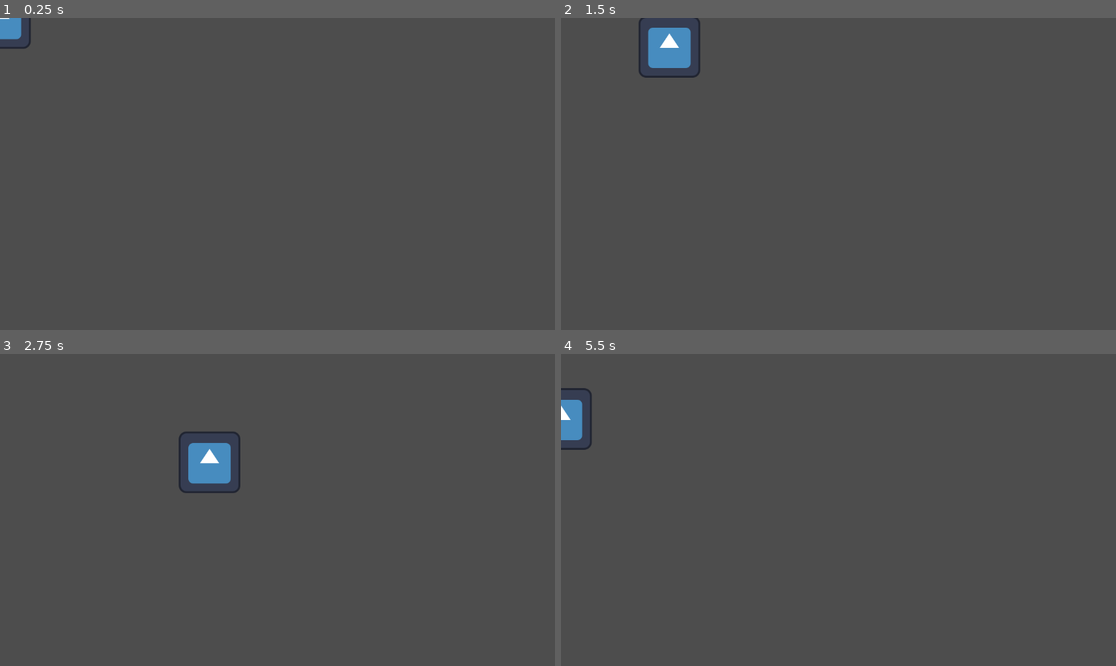
Above: before the commit, frames 1-4 (two rows, left to right).
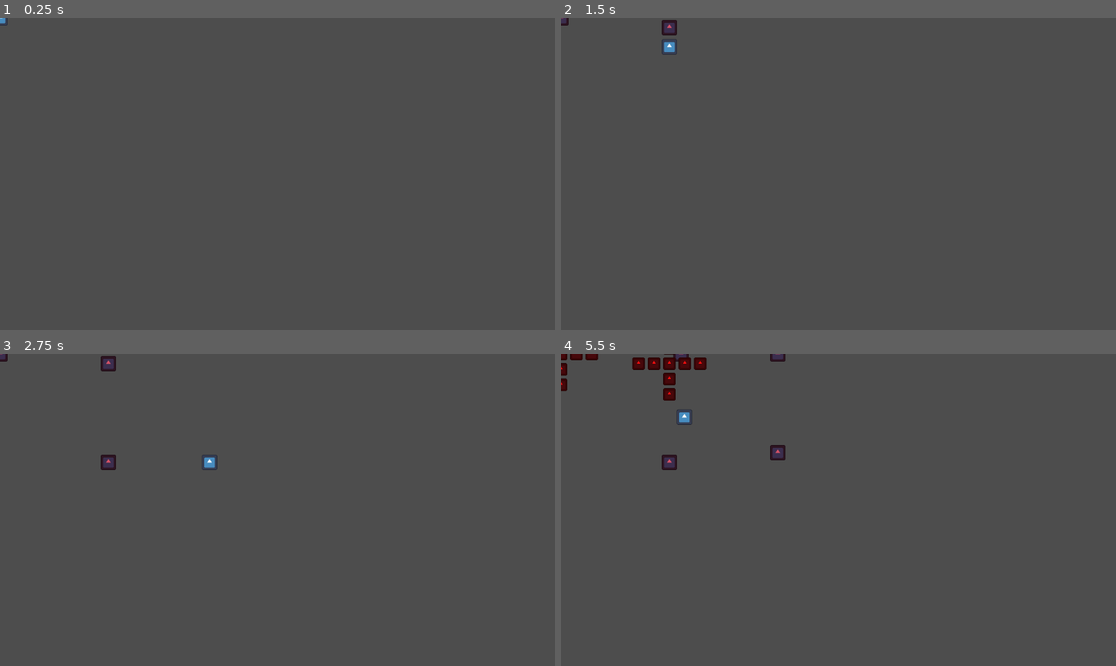
Above: after the commit, the same moments.

Repository: Overkane/bomberman
Game: Godot game, scene res://scenes/player/player.tscn
Two runs of this game, one before a commit and one after it. Both use one fixed random seed, a clock stepped at 60 frames per second and the inputs below. The project has no main scene, so this scene is started directly. The engine's default icon, where the game draws it, is replaced by a stand-in: a white triangle on a blue panel in a dark square.
Inputs:
- Up to frame 1 (0.25 s): no input
- Up to frame 2 (1.5 s): tap Enter at 0.5 s; hold D (move_right) 0.53-1.28 s; hold J (place_bomb, bound only after the commit) 0.53-1.28 s; hold S (move_down) from 1.28 s (still down); tap J (place_bomb, bound only after the commit) at 1.35 s
- Up to frame 3 (2.75 s): release S (move_down) at 2.03 s; hold D (move_right) from 2.03 s (still down); hold J (place_bomb, bound only after the commit) from 2.03 s (still down)
- Up to frame 4 (5.5 s): release D (move_right) at 2.78 s; release J (place_bomb, bound only after the commit) at 2.78 s; hold W (move_up) 2.78-3.53 s; tap J (place_bomb, bound only after the commit) at 2.85, 4.35 s; hold J (place_bomb, bound only after the commit) 3.53-4.28 s; hold A (move_left) 3.53-5.03 s; hold S (move_down) from 5.03 s (still down); hold J (place_bomb, bound only after the commit) from 5.03 s (still down)

The runs differ from the first frame. In frame 1, 0.3% of the frame differs, in the area x 0-6%, y 0-10%; in frame 2, 1.3%; in frame 3, 1.5%; in frame 4, 1.9%, in the area x 0-41%, y 0-38%.

Commit message:
Add basic bomb mechanic

Diff:
--- a/project.godot
+++ b/project.godot
@@ -41,6 +41,18 @@
 , Object(InputEventKey,"resource_local_to_scene":false,"resource_name":"","device":-1,"window_id":0,"alt_pressed":false …(186 unchanged characters)…
 ]
 }
+place_bomb={
+"deadzone": 0.2,
+"events": [Object(InputEventKey,"resource_local_to_scene":false,"resource_name":"","device":-1,"window_id":0,"alt_pressed":false,"shift_pressed":false,"ctrl_pressed":false,"meta_pressed":false,"pressed":false,"keycode":0,"physical_keycode":74,"key_label":0,"unicode":106,"location":0,"echo":false,"script":null)
+]
+}
+
+[layer_names]
+
+2d_physics/layer_1="world"
+2d_physics/layer_2="player"
+2d_physics/layer_10="bomb_for_player"
+2d_physics/layer_11="bomb_for_enemies"
 
 [rendering]
 
--- /dev/null
+++ b/scenes/bomb/bomb.gd
@@ -0,0 +1,45 @@
+class_name Bomb
+extends CharacterBody2D
+
+const BOMB_EXPLOSION := preload("uid://ch58jhxoq461i")
+
+@onready var fuse_timer: Timer = $FuseTimer
+@onready var bomb_area: Area2D = $BombArea
+
+
+func _ready() -> void:
+	bomb_area.body_exited.connect(_on_bomb_area_body_exited)
+	fuse_timer.timeout.connect(_on_fuse_timeout)
+
+	# Initially allow the player to move away from the bomb
+	_set_bomb_collision_for_player(false)
+
+
+func _spawn_crest_explosion(radius: int) -> void:
+	# First explosion at the center
+	_spawn_explosion_at_offset(Vector2.ZERO)
+
+	# Explosions in four directions
+	var directions: Array = [Vector2.UP, Vector2.DOWN, Vector2.LEFT, Vector2.RIGHT]
+	for direction in directions:
+		for i in range(1, radius + 1):
+			_spawn_explosion_at_offset(direction * i * Globals.TILE_SIZE)
+
+func _spawn_explosion_at_offset(offset: Vector2) -> void:
+	var explosion: BombExplosion = BOMB_EXPLOSION.instantiate()
+	explosion.global_position = global_position + offset
+	get_tree().root.add_child(explosion)
+
+func _set_bomb_collision_for_player(enabled: bool) -> void:
+	set_collision_layer_value(Globals.CollisionLayer.BOMB_FOR_PLAYER, enabled)
+	set_collision_mask_value(Globals.CollisionLayer.PLAYER, enabled)
+
+
+func _on_bomb_area_body_exited(body: Node) -> void:
+	if body is Player:
+		# Once the player has moved away, enable collision with the bomb
+		_set_bomb_collision_for_player(true)
+
+func _on_fuse_timeout() -> void:
+	_spawn_crest_explosion(2)
+	queue_free()
--- /dev/null
+++ b/scenes/bomb/bomb.tscn
@@ -0,0 +1,35 @@
+[gd_scene load_steps=4 format=3 uid="uid://bpo5y5pvhbibe"]
+
+[ext_resource type="Script" uid="uid://12cc0ycbt14g" path="res://scenes/bomb/bomb.gd" id="1_rqjch"]
+[ext_resource type="Texture2D" uid="uid://djsb6x80t66ij" path="res://icon.svg" id="2_eax2s"]
+
+[sub_resource type="CapsuleShape2D" id="CapsuleShape2D_76ftv"]
+radius = 15.0
+height = 32.0
+
+[node name="Bomb" type="CharacterBody2D"]
+collision_layer = 1540
+collision_mask = 3
+script = ExtResource("1_rqjch")
+
+[node name="Sprite2D" type="Sprite2D" parent="."]
+self_modulate = Color(0.8378587, 0.32582688, 0.40961698, 1)
+scale = Vector2(0.25, 0.25)
+texture = ExtResource("2_eax2s")
+
+[node name="CollisionShape2D" type="CollisionShape2D" parent="."]
+shape = SubResource("CapsuleShape2D_76ftv")
+
+[node name="BombArea" type="Area2D" parent="."]
+collision_layer = 0
+collision_mask = 2
+monitorable = false
+
+[node name="CollisionShape2D" type="CollisionShape2D" parent="BombArea"]
+shape = SubResource("CapsuleShape2D_76ftv")
+
+[node name="FuseTimer" type="Timer" parent="."]
+process_callback = 0
+wait_time = 4.0
+one_shot = true
+autostart = true
--- /dev/null
+++ b/scenes/bomb_explosion/bomb_explosion.gd
@@ -0,0 +1,12 @@
+class_name BombExplosion
+extends Area2D
+
+@onready var explosion_lifetime_timer: Timer = $ExplosionLifetimeTimer
+
+
+func _ready() -> void:
+	explosion_lifetime_timer.timeout.connect(_on_explosion_lifetime_timeout)
+
+
+func _on_explosion_lifetime_timeout() -> void:
+	queue_free()
--- /dev/null
+++ b/scenes/bomb_explosion/bomb_explosion.tscn
@@ -0,0 +1,25 @@
+[gd_scene load_steps=4 format=3 uid="uid://ch58jhxoq461i"]
+
+[ext_resource type="Texture2D" uid="uid://djsb6x80t66ij" path="res://icon.svg" id="1_1oi0a"]
+[ext_resource type="Script" uid="uid://dopp0uxv1q7xp" path="res://scenes/bomb_explosion/bomb_explosion.gd" id="1_k8new"]
+
+[sub_resource type="CapsuleShape2D" id="CapsuleShape2D_k8new"]
+radius = 12.0
+height = 24.0
+
+[node name="BombExplosion" type="Area2D"]
+collision_layer = 0
+collision_mask = 7
+script = ExtResource("1_k8new")
+
+[node name="Sprite2D" type="Sprite2D" parent="."]
+self_modulate = Color(1, 0.060000002, 0.060000002, 1)
+scale = Vector2(0.2, 0.2)
+texture = ExtResource("1_1oi0a")
+
+[node name="CollisionShape2D" type="CollisionShape2D" parent="."]
+shape = SubResource("CapsuleShape2D_k8new")
+
+[node name="ExplosionLifetimeTimer" type="Timer" parent="."]
+one_shot = true
+autostart = true
--- a/scenes/player/player.gd
+++ b/scenes/player/player.gd
@@ -1,10 +1,17 @@
 class_name Player
 extends CharacterBody2D
 
-const BASESPEED = 300.0
+const BASESPEED := 300.0
+const BOMB_SCENE := preload("uid://bpo5y5pvhbibe")
 
 
 func _physics_process(delta: float) -> void:
 	var direction: Vector2 = Input.get_vector("move_left", "move_right", "move_up", "move_down")
 	velocity = direction * BASESPEED
 	move_and_slide()
+
+func _input(event) -> void:
+	if event.is_action_pressed(&"place_bomb"):
+		var bomb: Bomb = BOMB_SCENE.instantiate()
+		bomb.global_position = global_position
+		get_tree().root.add_child(bomb)
--- a/scenes/player/player.tscn
+++ b/scenes/player/player.tscn
@@ -4,13 +4,16 @@
 [ext_resource type="Texture2D" uid="uid://djsb6x80t66ij" path="res://icon.svg" id="2_qhqgy"]
 
 [sub_resource type="CapsuleShape2D" id="CapsuleShape2D_dqkch"]
-radius = 63.0
-height = 126.0
+radius = 16.0
+height = 32.0
 
 [node name="Player" type="CharacterBody2D"]
+collision_layer = 2
+collision_mask = 513
 script = ExtResource("1_dovo2")
 
 [node name="Sprite2D" type="Sprite2D" parent="."]
+scale = Vector2(0.25, 0.25)
 texture = ExtResource("2_qhqgy")
 
 [node name="CollisionShape2D" type="CollisionShape2D" parent="."]
--- /dev/null
+++ b/scripts/globals.gd
@@ -0,0 +1,11 @@
+class_name Globals
+extends Node
+
+enum CollisionLayer {
+	WORLD = 1,
+	PLAYER = 2,
+	BOMB_FOR_PLAYER = 10,
+	BOMB_FOR_ENEMIES = 11,
+}
+
+const TILE_SIZE := 32
Not shown, added: scenes/bomb/bomb.gd.uid
Not shown, added: scenes/bomb_explosion/bomb_explosion.gd.uid
Not shown, added: scripts/globals.gd.uid
